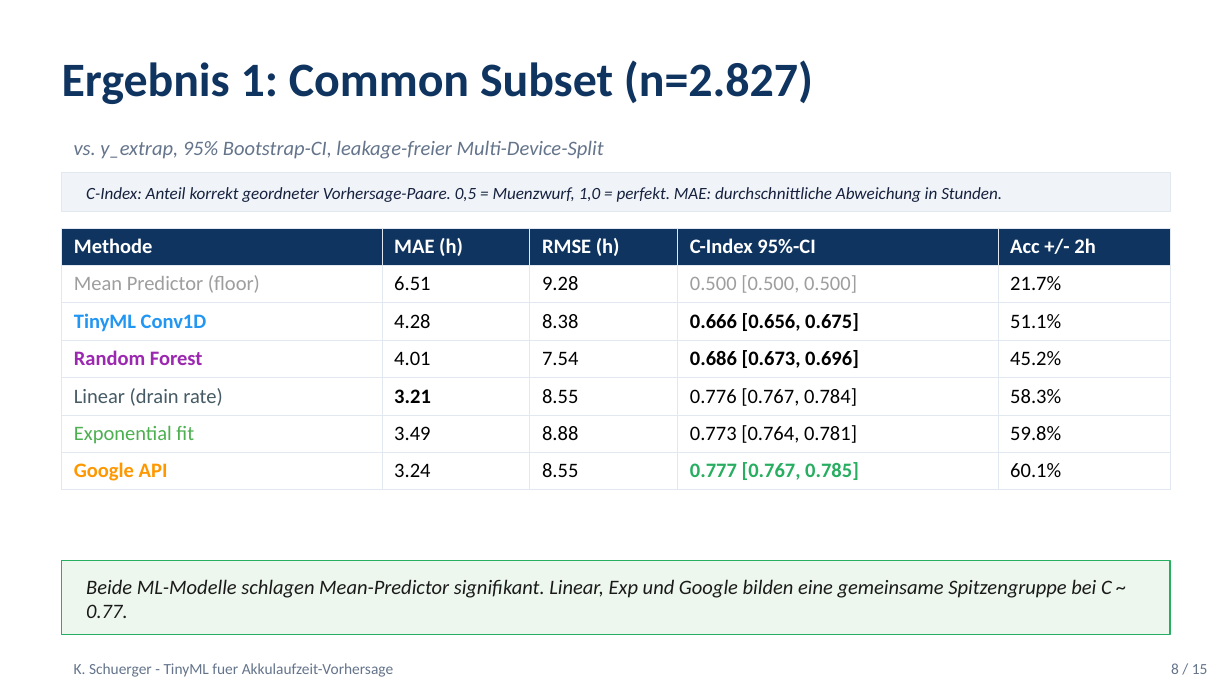
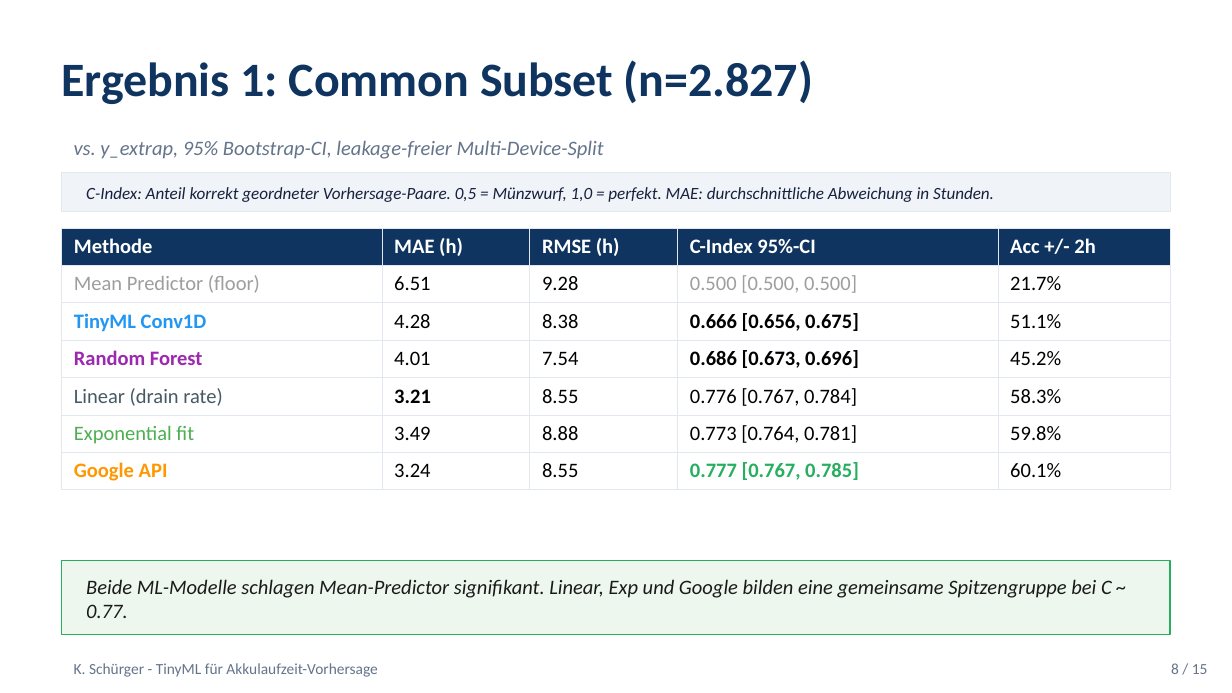
Before and after one commit to Keno-fsdf/HandyUsageRepo, a slide deck: slide 8 of paper/Paper_Verteidigung.pptx. Drawn at 1232x693 pixels with LibreOffice and Linux fonts; fonts in the diff are those of the drawing. Boxes give left, top, right and bottom in pixels: in the first picture for what was removed or moved away, otherwise in the second. Text is boxed around its words. In the diff, an @@ line names an element or a change of style, - is before the commit and + after.

```diff
--- a/paper/Paper_Verteidigung.pptx
+++ b/paper/Paper_Verteidigung.pptx
@@ text at [86,187,994,202]: text changed @@
-C-Index: Anteil korrekt geordneter Vorhersage-Paare. 0,5 = Muenzwurf, 1,0 = perfekt. MAE: durchschnittliche Abweichung in Stunden.
+C-Index: Anteil korrekt geordneter Vorhersage-Paare. 0,5 = Münzwurf, 1,0 = perfekt. MAE: durchschnittliche Abweichung in Stunden.
@@ text at [74,663,377,677]: text changed @@
-K. Schuerger - TinyML fuer Akkulaufzeit-Vorhersage
+K. Schürger - TinyML für Akkulaufzeit-Vorhersage
```
Also in this commit, not shown: 14 other slides changed, 1 other file.
